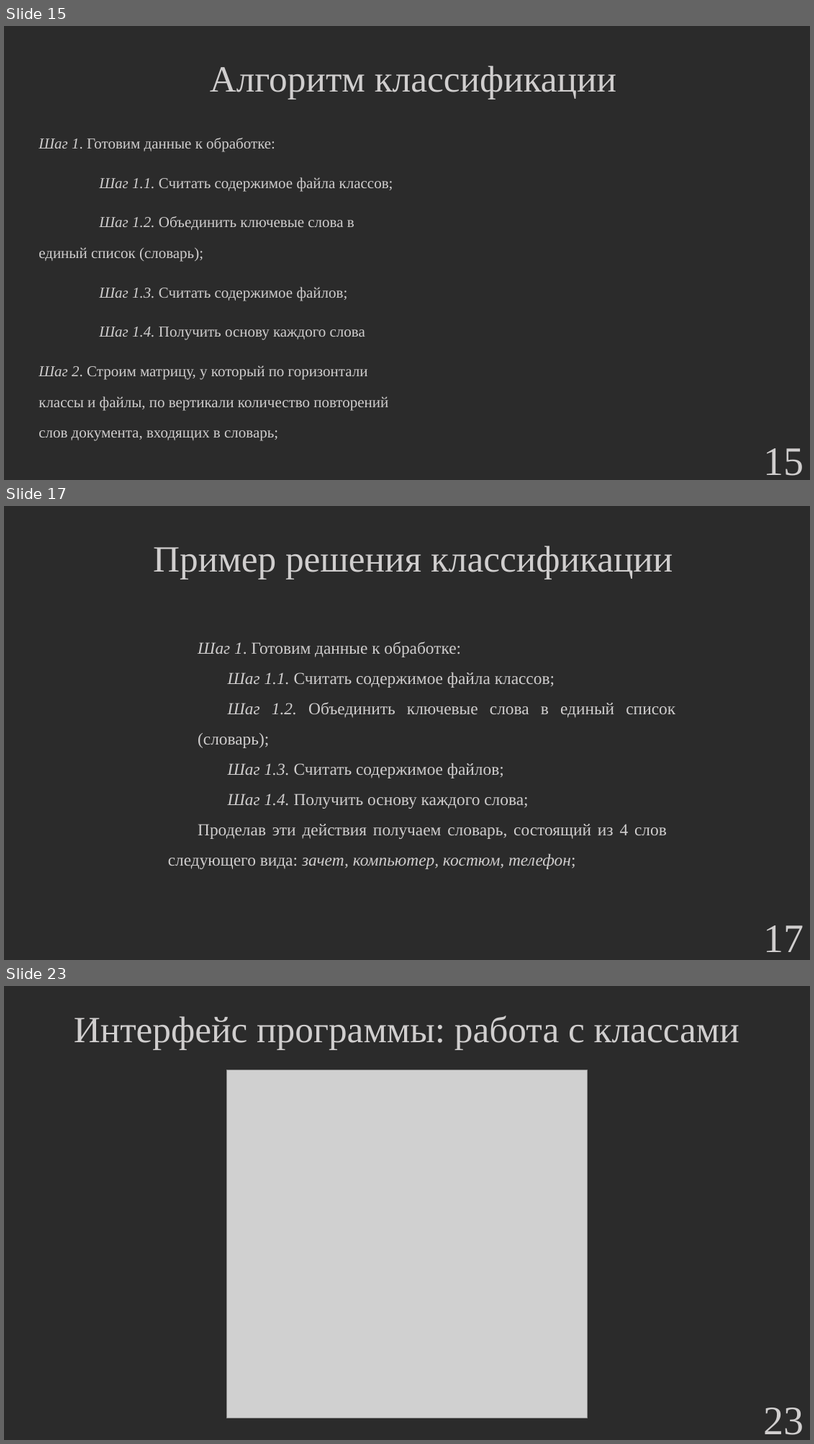
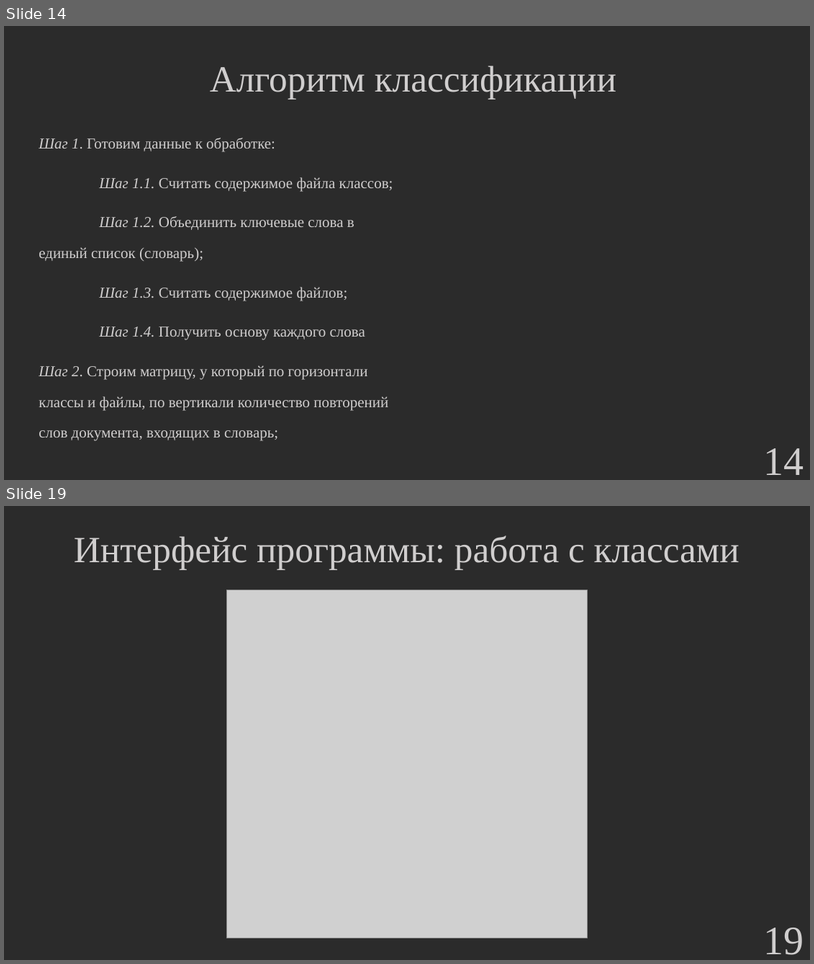
Before and after one commit to hetikk/diplom, a slide deck: docs/Презентация.pptx. Shown one above the other, each under a label of ours: slides 15, 17 and 23 before the commit, slides 14 and 19 after it; the slides between them are not shown. The pictures are 814x1444 and 814x964 pixels, drawn with LibreOffice and Linux fonts; fonts in the diff are those of the drawing; grey boxes stand for pictures; background and template pictures are left out; a plain dark background stands for a picture behind light text. Boxes give left, top, right and bottom in pixels: in the first picture for what was removed or moved away, otherwise in the second. Text is boxed around its words. In the diff, an @@ line names an element or a change of style, - is before the commit and + after.

```diff
--- a/docs/Презентация.pptx
+++ b/docs/Презентация.pptx
@@ slide 17 removed at [4, 506, 810, 960], background picture (left out) @@
@@ text removed at [153, 546, 673, 579] @@
-Пример решения классификации
@@ text removed at [168, 641, 676, 869] @@
-Шаг 1. Готовим данные к обработке:
-Шаг 1.1. Считать содержимое файла классов;
-Шаг 1.2. Объединить ключевые слова в единый список (словарь);
-Шаг 1.3. Считать содержимое файлов;
-Шаг 1.4. Получить основу каждого слова;
-Проделав эти действия получаем словарь, состоящий из 4 слов следующего вида: зачет, компьютер, костюм, телефон;
@@ page number removed at [764, 925, 805, 952] @@
-17
@@ what was slide 15 is now slide 14 @@
@@ page number at [764, 448, 805, 475]: text changed @@
-15
+14
@@ what was slide 23 is now slide 19 @@
@@ page number at [764, 927, 805, 955]: text changed @@
-23
+19
```
Also in this commit, not shown: 16 slides changed, 3 other slides removed, 2 other files.
